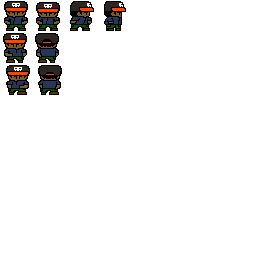
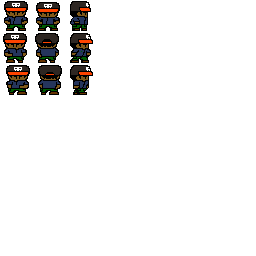
Layers edited between the first and the second w=256, h=256 image:
renamed "tao walk right 2" to "tao stand right 1", painted on it over [70, 1, 126, 31]
added layer "tao walk right 2" above "tao walk right 1" over [70, 65, 93, 95]
painted on "tao walk right 1" over [70, 1, 94, 63]
